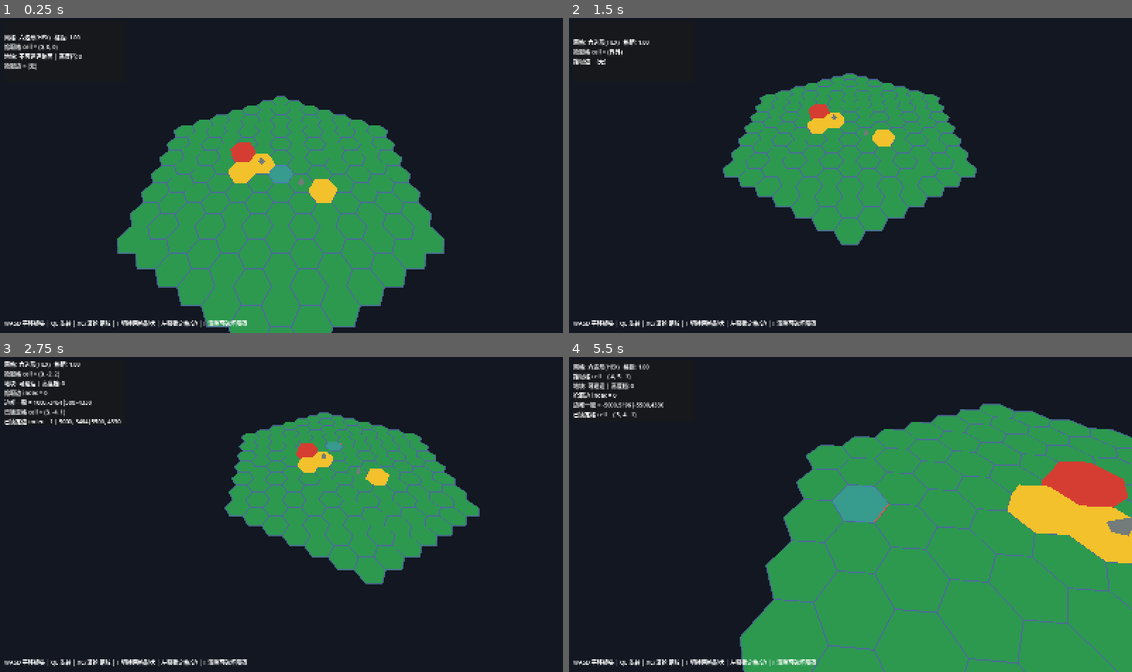
Above: before the commit, frames 1-4 (two rows, left to right).
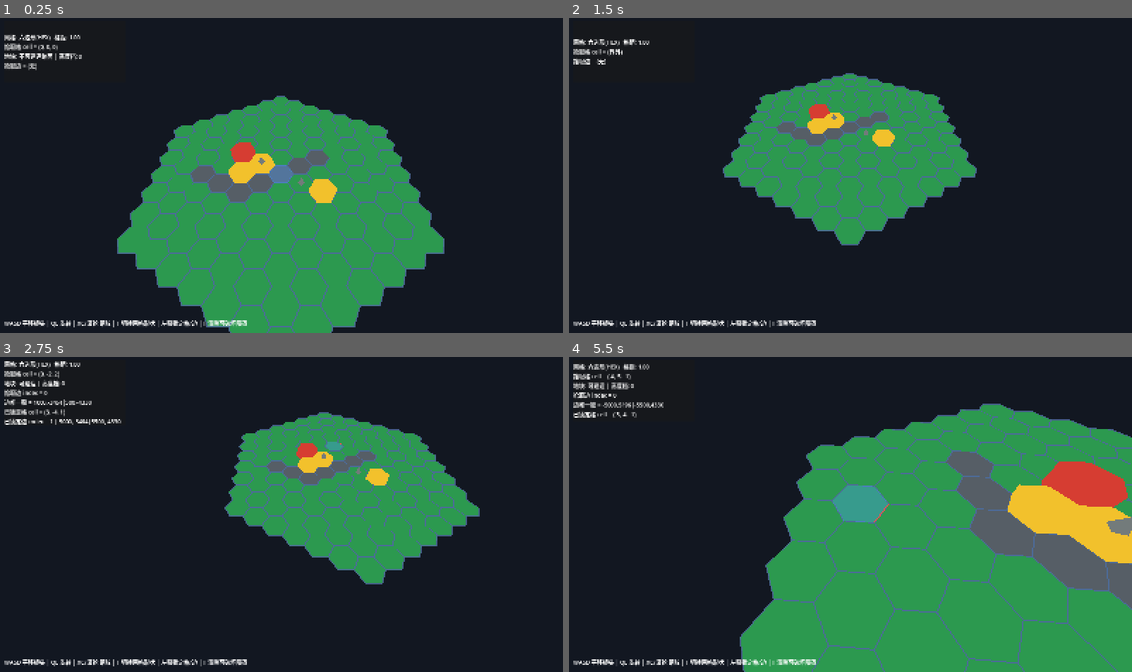
Above: after the commit, the same moments.

Repository: granjzil-art/MirrorDefender
Game: Godot game, scene res://scenes/Main.tscn
Same seed, same stepped clock (60 frames per second), same inputs: the game is played once before the commit and once after it.
Inputs (mouse positions are in pixels of both pictures, inside the frame that each line leads up to):
- Up to frame 1 (0.25 s): no input
- Up to frame 2 (1.5 s): tap Enter at 0.5 s; move the mouse to (974, 159) at 0.52 s; hold S (cam_move_back) 0.53-1.25 s; click (974, 159) at 0.67 s; drag from (737, 191) to (822, 238) at 1.27 s
- Up to frame 3 (2.75 s): tap Space at 2 s; move the mouse to (337, 442) at 2.02 s; hold A (cam_move_left) from 2.03 s (still down); click (337, 442) at 2.17 s
- Up to frame 4 (5.5 s): release A (cam_move_left) at 2.75 s; drag from (822, 577) to (681, 464) at 2.77 s; tap Enter at 3.5 s; move the mouse to (1019, 561) at 3.52 s; hold Q (cam_rotate_left) 3.53-4.25 s; click (1019, 561) at 3.67 s; drag from (681, 464) to (766, 432) at 4.27 s; tap Space at 5 s; move the mouse to (878, 514) at 5.02 s; hold X (cam_zoom_in) from 5.03 s (still down); click (878, 514) at 5.17 s

The runs differ from the first frame. In frame 1, 1.2% of the frame differs, in the area x 33-59%, y 42-59%; in frame 2, 0.6%; in frame 3, 0.6%; in frame 4, 4.5%, in the area x 66-100%, y 30-80%.

Commit message:
[Tile] 设置不可建造路面运行时灰色

Diff:
--- a/scripts/tile/TileRenderer.gd
+++ b/scripts/tile/TileRenderer.gd
@@ -11,6 +11,7 @@
 @export var feature_enabled: bool = true
 
 @export_group("Obstacle Colors")
+@export var blocked_color: Color = Color(0.34, 0.37, 0.40, 1.0)
 @export var obstacle_color: Color = Color(0.45, 0.48, 0.48, 1.0)
 
 @export_group("Terrain Geometry")
@@ -89,7 +90,7 @@
 		var tile := _tile_manager.get_tile(cell)
 		if tile == null:
 			continue
-		var terrain_color := _tile_manager.get_height_color(cell)
+		var terrain_color := _get_terrain_color(tile)
 		var did_add_terrain: bool = _add_tile_geometry(terrain_mesh, tile, terrain_color)
 		has_terrain_geometry = has_terrain_geometry or did_add_terrain
 		if tile.is_destructible():
@@ -105,6 +106,11 @@
 		_obstacle_instance.mesh = obstacle_mesh
 	else:
 		_obstacle_instance.mesh = null
+
+func _get_terrain_color(tile: TileCellData) -> Color:
+	if tile.is_blocked():
+		return blocked_color
+	return _tile_manager.get_height_color(tile.cell)
 
 func _add_tile_geometry(mesh: ImmediateMesh, tile: TileCellData, terrain_color: Color) -> bool:
 	var corners := _grid.get_corners(tile.cell)
Not shown, changed: Docs/CHANGELOG.md
Not shown, changed: Docs/systems/Tile_地块系统.md
